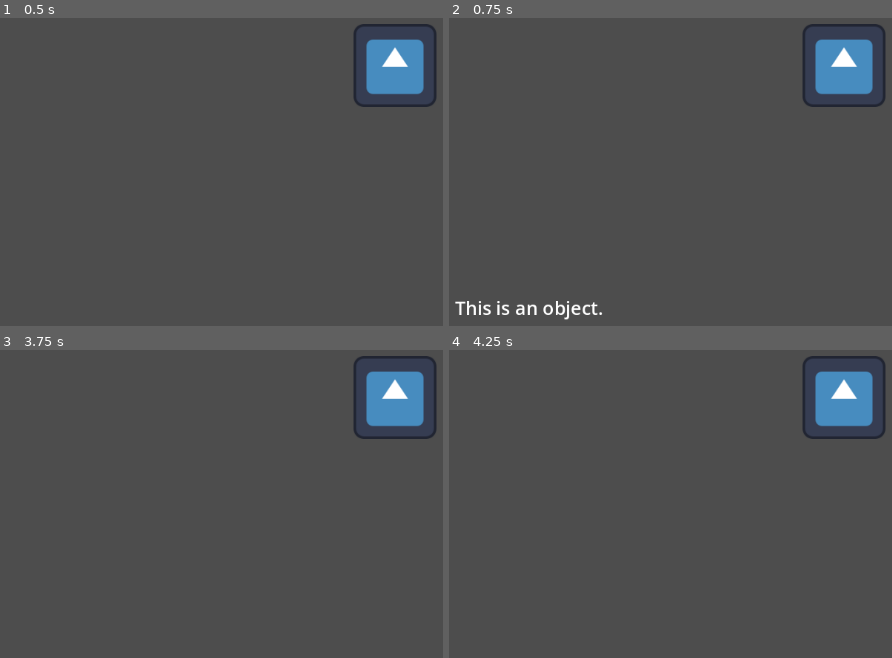
Above: before the commit, frames 1-4 (two rows, left to right).
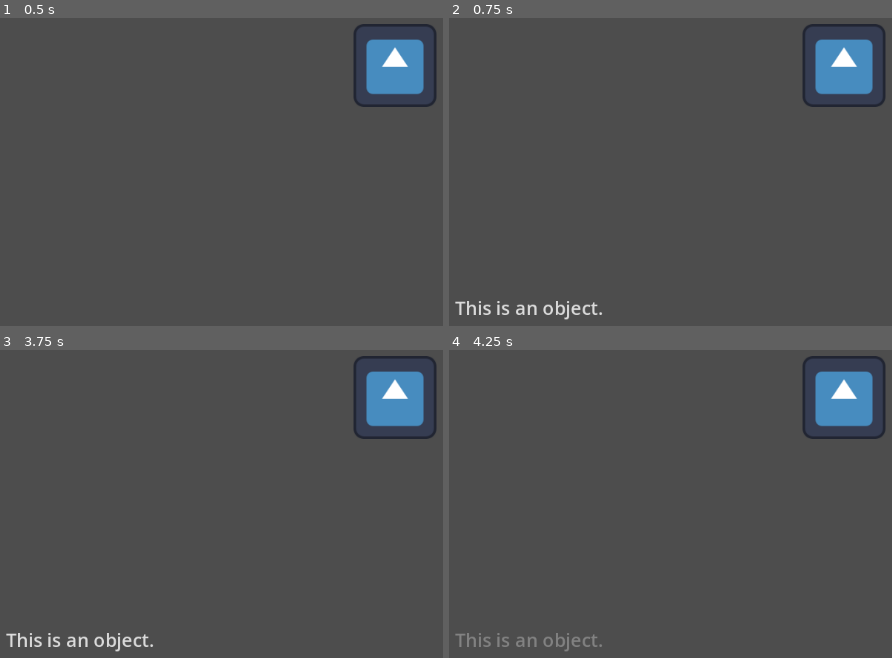
Above: after the commit, the same moments.

Repository: AEther-Frisko/point-n-click-game
Game: Godot game, scene res://shared/scenes/main.tscn
The game is run twice, just before and just after one commit, with the same random seed, the same clock (stepped at 60 frames per second) and the same inputs. The engine's default icon, where the game draws it, is replaced by a stand-in: a white triangle on a blue panel in a dark square.
Inputs (mouse positions are in pixels of both pictures, inside the frame that each line leads up to):
- Up to frame 1 (0.5 s): no input
- Up to frame 2 (0.75 s): tap Enter at 0.5 s; press the mouse at (843, 64) at 0.53 s
- Up to frame 3 (3.75 s): tap Space at 1.25, 2.75 s; move the mouse to (234, 423) at 1.27 s; release the mouse at (234, 423) at 1.28 s; click (234, 423) at 1.35 s; tap Enter at 2, 3.5 s; move the mouse to (outside the picture) at 2.02 s; press the mouse at (outside the picture) at 2.03 s; move the mouse to (354, 504) at 2.77 s; release the mouse at (354, 504) at 2.78 s; click (354, 504) at 2.85 s; move the mouse to (outside the picture) at 3.52 s; press the mouse at (outside the picture) at 3.53 s
- Up to frame 4 (4.25 s): no input

Frame 1 is identical in both runs. In frame 2, 0.4% of the frame differs, in the area x 1-35%, y 91-98%; in frame 3, 0.6%, in the area x 1-35%, y 91-99%; in frame 4, 0.5%.

Commit message:
text display fades in/out gradually

Diff:
--- a/project.godot
+++ b/project.godot
@@ -27,6 +27,7 @@
 [file_customization]
 
 folder_colors={
+"res://builds/": "pink",
 "res://entities/": "red",
 "res://shared/": "purple",
 "res://systems/": "blue"
--- a/shared/scenes/main.tscn
+++ b/shared/scenes/main.tscn
@@ -28,6 +28,7 @@
 theme_override_constants/margin_bottom = 15
 
 [node name="Label" type="Label" parent="GUI/MarginContainer" unique_id=1228492692]
+modulate = Color(1, 1, 1, 0)
 layout_mode = 2
 size_flags_horizontal = 0
 size_flags_vertical = 8
--- a/systems/ui/gui.gd
+++ b/systems/ui/gui.gd
@@ -1,4 +1,5 @@
 extends Control
+
 
 func _ready() -> void:
 	var prop = get_node("../World/Prop") # definitely want to change this later
@@ -6,6 +7,20 @@
 
 func _on_prop_clicked(desc: String) -> void:
 	var label = get_node("MarginContainer/Label")
+
+	# Display prop text
 	label.text = desc
+	fade_node(label, Color.WHITE, 0.25)
+
 	await get_tree().create_timer(3.0).timeout
-	label.text = ""
+
+	# Hide prop text
+	fade_node(label, Color.TRANSPARENT, 1.0)
+
+## Uses the modulate property on a CanvasItem to create a fade effect.
+##
+## node: node to be faded to another colour
+## fade_color: final colour of the node (i.e. Color.TRANSPARENT hides a node)
+func fade_node(node: CanvasItem, fade_color: Color, fade_duration: float) -> void:
+	var tween = get_tree().create_tween()
+	tween.tween_property(node, "modulate", fade_color, fade_duration)
Not shown, added: export_presets.cfg
